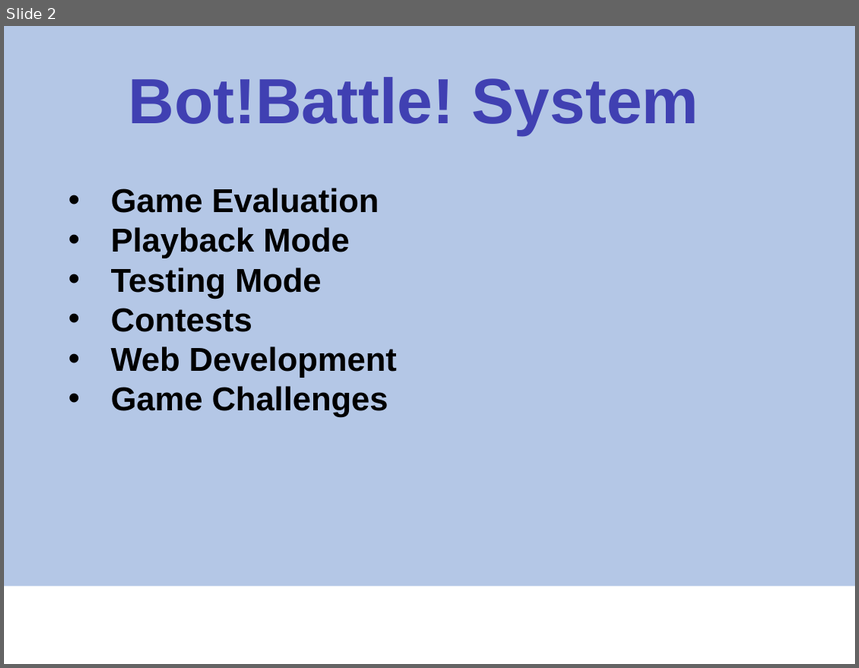
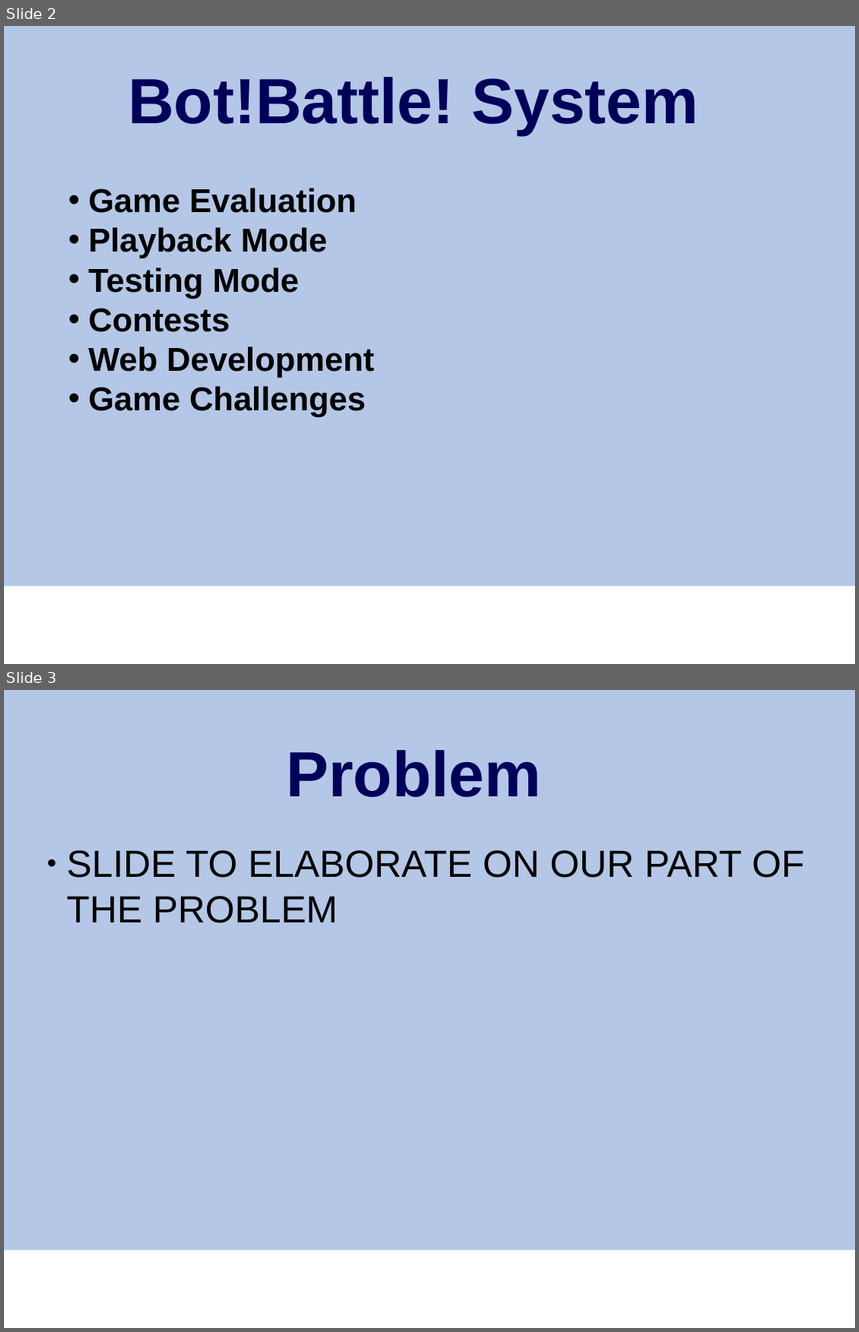
Before and after one commit to toh5148/psh_sp16_cmpsc488_flaggers, a slide deck: Presentation Materials/Capstone Presentation.pptx. Shown one above the other, each under a label of ours: slide 2 before the commit, slides 2 and 3 after it. The pictures are 859x668 and 859x1332 pixels, drawn with LibreOffice and Linux fonts; fonts in the diff are those of the drawing; background and template pictures are left out. Boxes give left, top, right and bottom in pixels: in the first picture for what was removed or moved away, otherwise in the second. Text is boxed around its words. In the diff, an @@ line names an element or a change of style, - is before the commit and + after.

```diff
--- a/Presentation Materials/Capstone Presentation.pptx
+++ b/Presentation Materials/Capstone Presentation.pptx
@@ slide 3 added at (4,690,855,1328), background #FFFFFF; not listed: 1 template element that a slide beside it also shows @@
@@ text added at (286,750,541,797), 54 pt, text #00005A, bold @@
+Problem
@@ text added at (66,850,804,923), 32 pt, text #000000 @@
+● SLIDE TO ELABORATE ON OUR PART OF THE PROBLEM
@@ slide 2 changed as well @@
@@ text "Bot!Battle! System" at (128,77,699,135): text colour gradient #00005B to #4040B3 to #EFEFF7 to #00005A @@
@@ text "Game Evaluation" at (88,188,374,418): indent changed @@
```
Also in this commit, not shown: 11 other slides changed, 4 other slides added, 1 slide removed.
